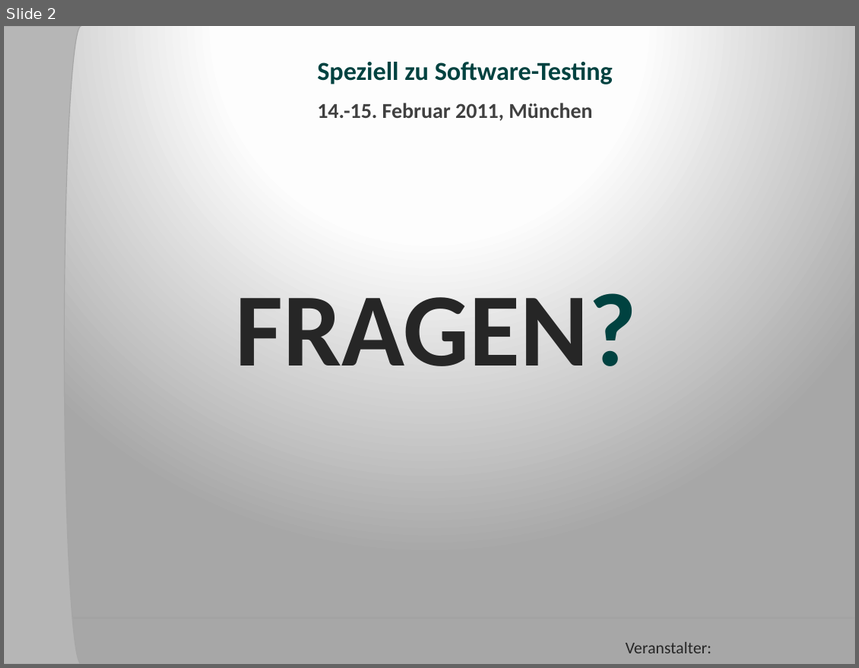
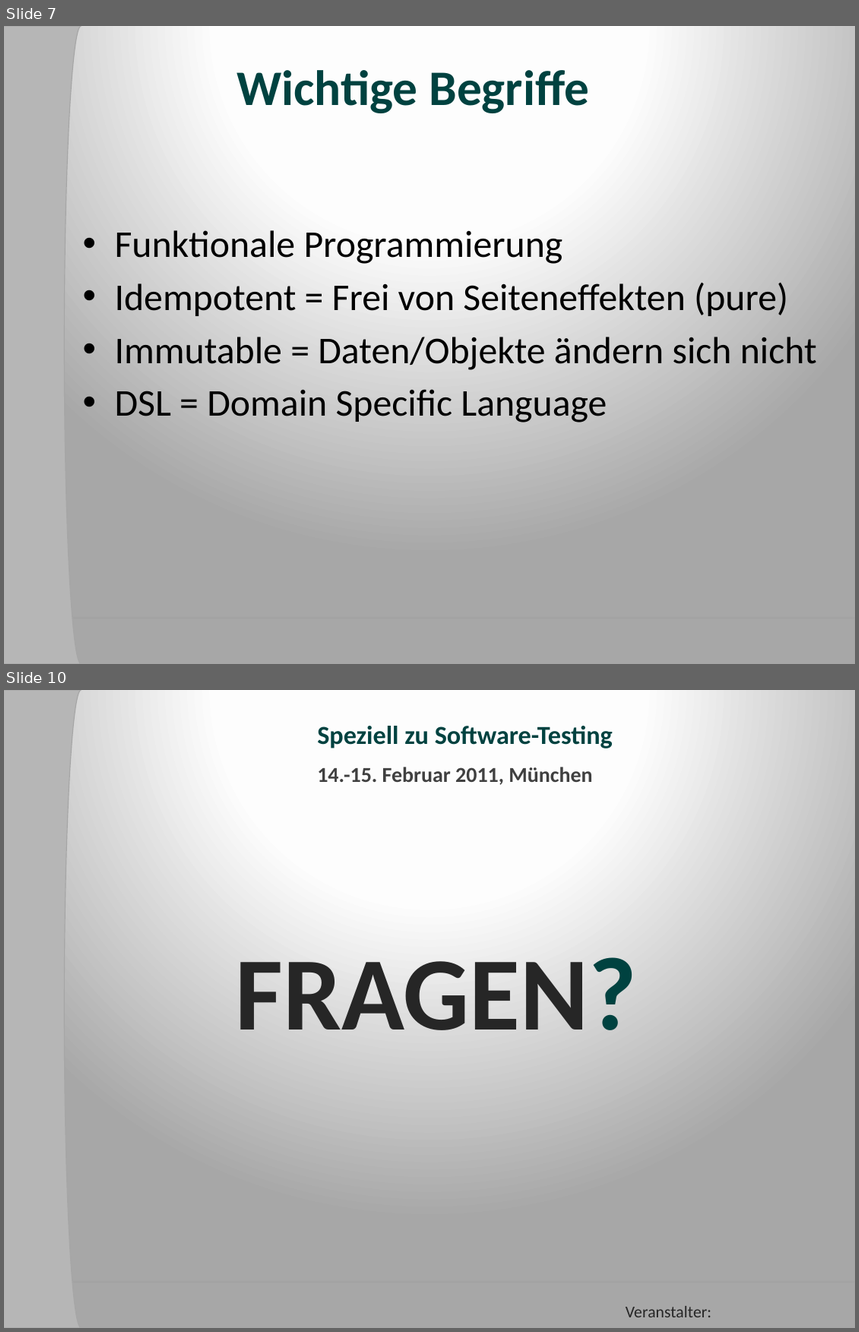
Before and after one commit to forki/NaturalSpec, a slide deck: slides/NaturalSpec_ADC2011_German.pptx. Shown one above the other, each under a label of ours: slide 2 before the commit, slides 7 and 10 after it; the slides between them are not shown. The pictures are 859x668 and 859x1332 pixels, drawn with LibreOffice and Linux fonts; fonts in the diff are those of the drawing; background and template pictures are left out. Boxes give left, top, right and bottom in pixels: in the first picture for what was removed or moved away, otherwise in the second. Text is boxed around its words. In the diff, an @@ line names an element or a change of style, - is before the commit and + after.

```diff
--- a/slides/NaturalSpec_ADC2011_German.pptx
+++ b/slides/NaturalSpec_ADC2011_German.pptx
@@ slide 7 added at [4, 26, 855, 664], background gradient #FFFFFF to #FEFEFE to #A7A7A7; not listed: 2 template elements that a slide beside it also shows @@
@@ title added at [237, 70, 589, 113], 42 pt, text #004240, bold @@
+Wichtige Begriffe
@@ text added at [115, 230, 817, 423], 32 pt, text #000000 @@
+• Funktionale Programmierung
+• Idempotent = Frei von Seiteneffekten (pure)
+• Immutable = Daten/Objekte ändern sich nicht
+• DSL = Domain Specific Language
@@ what was slide 2 is now slide 10 @@
```
Also in this commit, not shown: 8 other slides added, 1 slide removed.
